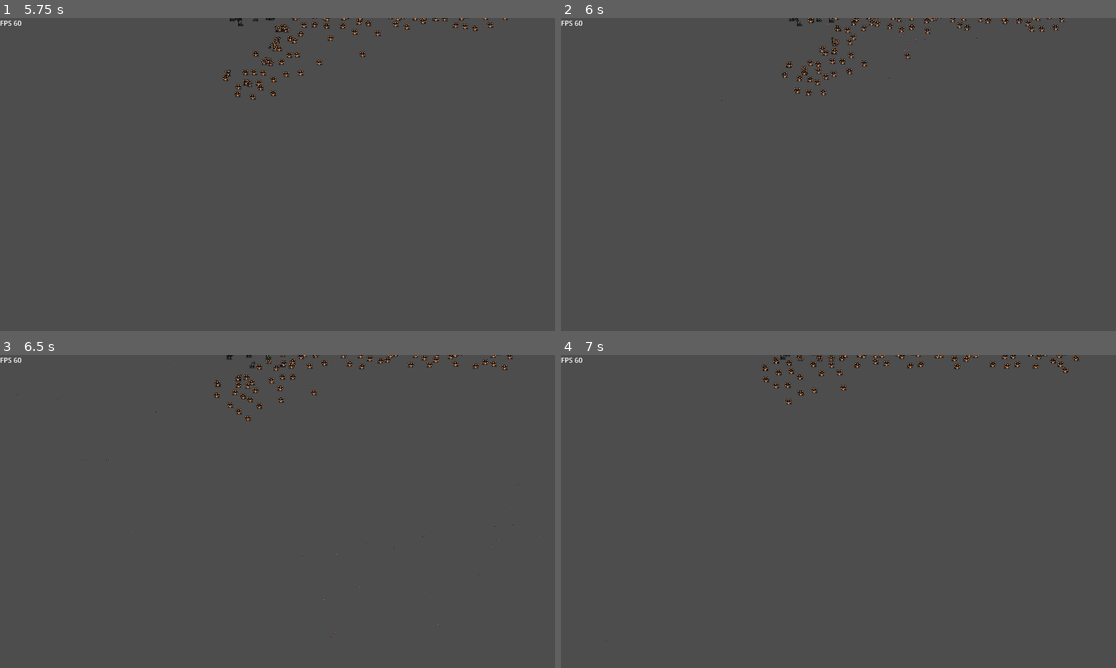
Above: before the commit, frames 1-4 (two rows, left to right).
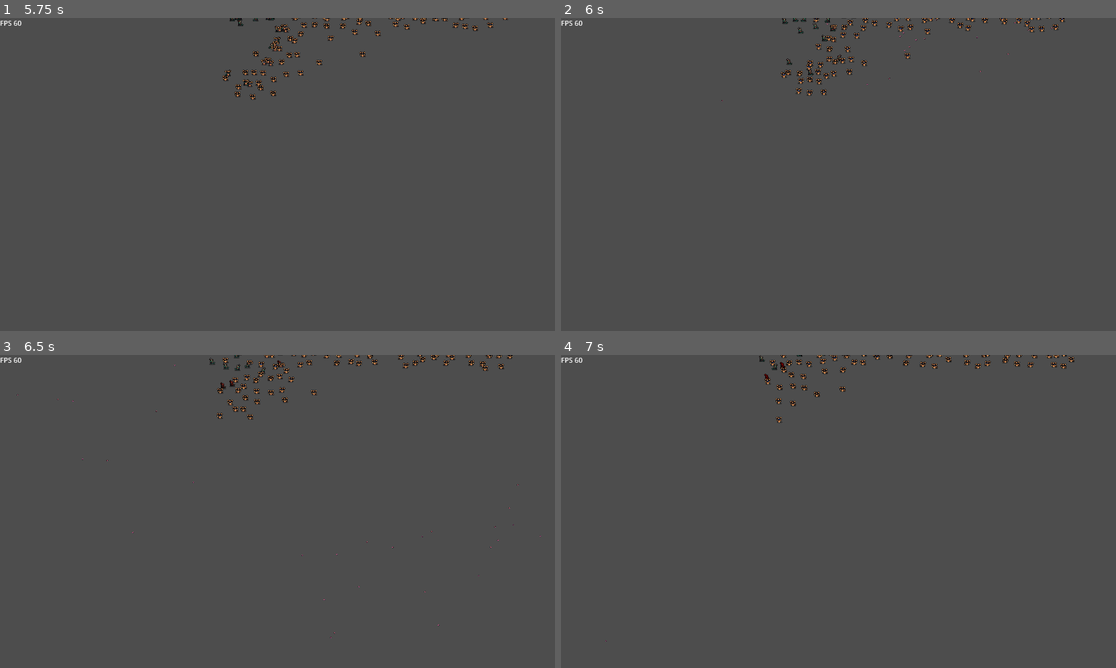
Above: after the commit, the same moments.

Repository: Snayff/nqp3
Game: Godot game, scene res://scenes/stages/combat/stage_combat.tscn
The game is run twice, just before and just after one commit, with the same random seed, the same clock (stepped at 60 frames per second) and the same inputs.
Inputs (mouse positions are in pixels of both pictures, inside the frame that each line leads up to):
- Up to frame 1 (5.75 s): move the mouse to (399, 158) at 0.52 s; click (399, 158) at 0.67 s; move the mouse to (166, 190) at 1.27 s; click (166, 190) at 1.42 s; move the mouse to (333, 105) at 2.02 s; click (333, 105) at 2.17 s; move the mouse to (249, 237) at 2.77 s; click (249, 237) at 2.92 s; move the mouse to (444, 221) at 3.52 s; click (444, 221) at 3.67 s; move the mouse to (111, 127) at 4.27 s; click (111, 127) at 4.42 s; move the mouse to (305, 174) at 5.02 s; click (305, 174) at 5.17 s
- Up to frame 2 (6 s): move the mouse to (755, 96) at 5.77 s; click (755, 96) at 5.92 s
- Up to frame 3 (6.5 s): no input
- Up to frame 4 (7 s): move the mouse to (960, 495) at 6.52 s; click (960, 495) at 6.67 s

Frame 1 is identical in both runs. In frame 2, 1.2% of the frame differs, in the area x 39-91%, y 0-25%; in frame 3, 1.5%, in the area x 37-93%, y 0-22%; in frame 4, 1.3%.

Commit message:
created exhausted status effect, added funcs for removing status by type

Diff:
--- a/scenes/entities/actor/actor.gd
+++ b/scenes/entities/actor/actor.gd
@@ -1,5 +1,7 @@
 class_name Actor extends CharacterBody2D
 ## An individual combatant.
+##
+## Acts as an interface for inner components, such as [ActorActions].
 
 ########## SIGNALS ##################
 
@@ -20,7 +22,7 @@
 ############## NODES ##################
 
 @onready var _navigation_agent : NavigationAgent2D = $NavigationAgent2D
-@onready var animated_sprite : AnimatedSprite2D = $AnimatedSprite2D
+@onready var animated_sprite : AnimatedSprite2D = $AnimatedSprite2D  # TODO: can we make this private?
 @onready var _collision_shape : CollisionShape2D = $CollisionShape2D
 
 ############ COMPONENTS ###############
@@ -32,10 +34,9 @@
 var stats : ActorStats  # cant be private due to needing access to all its attributes
 ## decision making
 var _ai : BaseAI
-## Each action's data stored in this array represents an action the actor can perform.
-##
-## Dict of Array of Actions; Dictionary[ActionType, Array[BaseAction]]
+## all of an actor's actions
 var _actions : ActorActions
+## active status effects
 var _status_effects : ActorStatusEffects
 
 ######### FUNCTIONAL ATTRIBUTES ###############
@@ -267,6 +268,11 @@
 func remove_status_effect(uid_: int) -> void:
 	_status_effects.remove_status_effect(uid_)
 
+
+## remove all status effects by type
+func remove_status_effect_by_type(status_effect: BaseStatusEffect) -> void:
+	_status_effects.remove_status_effect_by_type(status_effect)
+
 ############ REACTIONS ###########
 
 ## act out result of animations completion
@@ -287,7 +293,8 @@
 			die()
 
 
-## trigger death
+## on health <= 0; trigger death
+##
 ## signal emitted by stats
 func _on_health_depleted() -> void:
 	# immediately remove targetable, dont wait for animation to finish
@@ -311,10 +318,12 @@
 func _on_attack() -> void:
 	_actions.trigger_reactions(Constants.ActionTrigger.ON_ATTACK, self)
 
-
+## on stamina <= 0; apply exhausted status effect
+##
+## signal emitted by stats
 func _on_stamina_depleted() -> void:
-	# TODO: apply exhausted status effect
-	pass
+	var exhausted = Exhausted.new(self)
+	add_status_effect(exhausted)
 
 ########### REFRESHES #############
 
@@ -332,6 +341,7 @@
 
 	# update nav agent's target
 	_navigation_agent.set_target_position(_target.global_position)
+
 
 func _refresh_facing() -> void:
 	if velocity.x < 0:
--- a/scripts/actions/base_action.gd
+++ b/scripts/actions/base_action.gd
@@ -104,6 +104,9 @@
 
 ########### ATTIBUTE GETTERS ###############
 
+## get the action's description
+##
+## description is held in function to make it easier to add dynamic data
 ## @tag: virtual method
 func get_description() -> String:
 	assert(false, "Virtual method not overriden.")
--- /dev/null
+++ b/scripts/actions/status_effects/exhausted.gd
@@ -0,0 +1,36 @@
+class_name Exhausted extends BaseStatusEffect
+
+func _configure() -> void:
+	friendly_name = "Exhausted"
+	tags = [Constants.ActionTag.STATUS_EFFECT, Constants.ActionTag.STAT_MOD]
+	valid_target_types = [Constants.TargetType.ANY]
+	_base_duration = INF
+
+	# significantly reduce stats
+	var stat_mod = StatModifier.new("attack", Constants.StatModType.MULTIPLY, -50)
+	stat_modifiers.append(stat_mod)
+
+	stat_mod = StatModifier.new("dodge", Constants.StatModType.MULTIPLY, -50)
+	stat_modifiers.append(stat_mod)
+
+	stat_mod = StatModifier.new("magic_defence", Constants.StatModType.MULTIPLY, -50)
+	stat_modifiers.append(stat_mod)
+
+	stat_mod = StatModifier.new("mundane_defence", Constants.StatModType.MULTIPLY, -50)
+	stat_modifiers.append(stat_mod)#
+
+	stat_mod = StatModifier.new("attack_speed", Constants.StatModType.MULTIPLY, -50)
+	stat_modifiers.append(stat_mod)
+
+	stat_mod = StatModifier.new("move_speed", Constants.StatModType.MULTIPLY, -50)
+	stat_modifiers.append(stat_mod)
+
+
+func use(initial_target: Actor) -> void:
+	super(initial_target)
+
+	# no further action beyond stat mod
+
+
+func get_description() -> String:
+	return "Blighted to the point of sickness."
--- a/scripts/actions/status_effects/poison.gd
+++ b/scripts/actions/status_effects/poison.gd
@@ -1,8 +1,8 @@
 class_name Poison extends BaseStatusEffect
 
 func _configure() -> void:
-	friendly_name = "Attack"
-	tags = [Constants.ActionTag.DAMAGE]
+	friendly_name = "Poison"
+	tags = [Constants.ActionTag.STATUS_EFFECT, Constants.ActionTag.DAMAGE]
 	valid_target_types = [Constants.TargetType.ANY]
 	_base_cooldown = 1
 	_base_duration = 2
@@ -19,4 +19,4 @@
 
 
 func get_description() -> String:
-	return "Blighted to the point of sickness."
+	return "Blighted to the point of sickness. Deals damage over time and reduces attack."
--- a/scripts/components/actor_status_effects.gd
+++ b/scripts/components/actor_status_effects.gd
@@ -45,6 +45,23 @@
 	# inform of removal
 	emit_signal("status_effect_removed")
 
+## remove status effect by type
+func remove_status_effect_by_type(status_effect: BaseStatusEffect) -> void:
+	# loop all effects to find match
+	# dont bother looking for match with has_effect as this is just doing the same thing
+	for uid in _effects:
+		if _effects[uid].friendly_name == status_effect.friendly_name:
+			_trigger_stat_mod_removal(uid)
+
+			# del status effect
+			_effects.erase(uid)
+
+			# inform of removal
+			emit_signal("status_effect_removed")
+
+			# break early as only 1 of each status can exist on actor
+			return
+
 
 ## confirm if a status effect of same type already exists on actor
 func _has_effect_already(status_effect: BaseStatusEffect) -> bool:
@@ -52,3 +69,11 @@
 		if status_effect.friendly_name == effect.friendly_name:
 			return true
 	return false
+
+
+# signal for any stat mods in an effect to be removed
+##
+## picked up in actor
+func _trigger_stat_mod_removal(uid: int) -> void:
+	for stat_mod in _effects[uid].stats_modified:
+		emit_signal("stat_modifier_removed", stat_mod.stat_name, stat_mod.uid)
